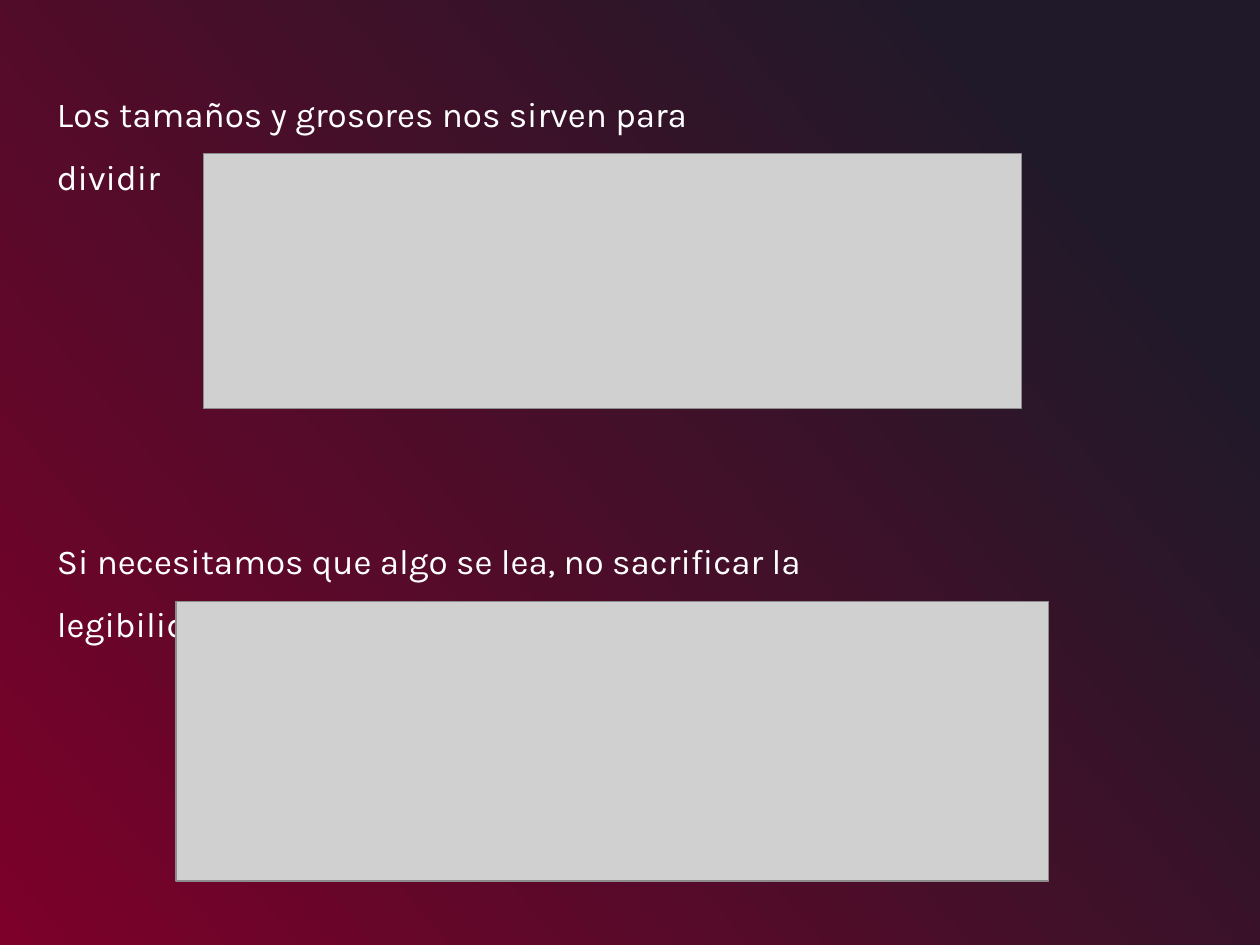
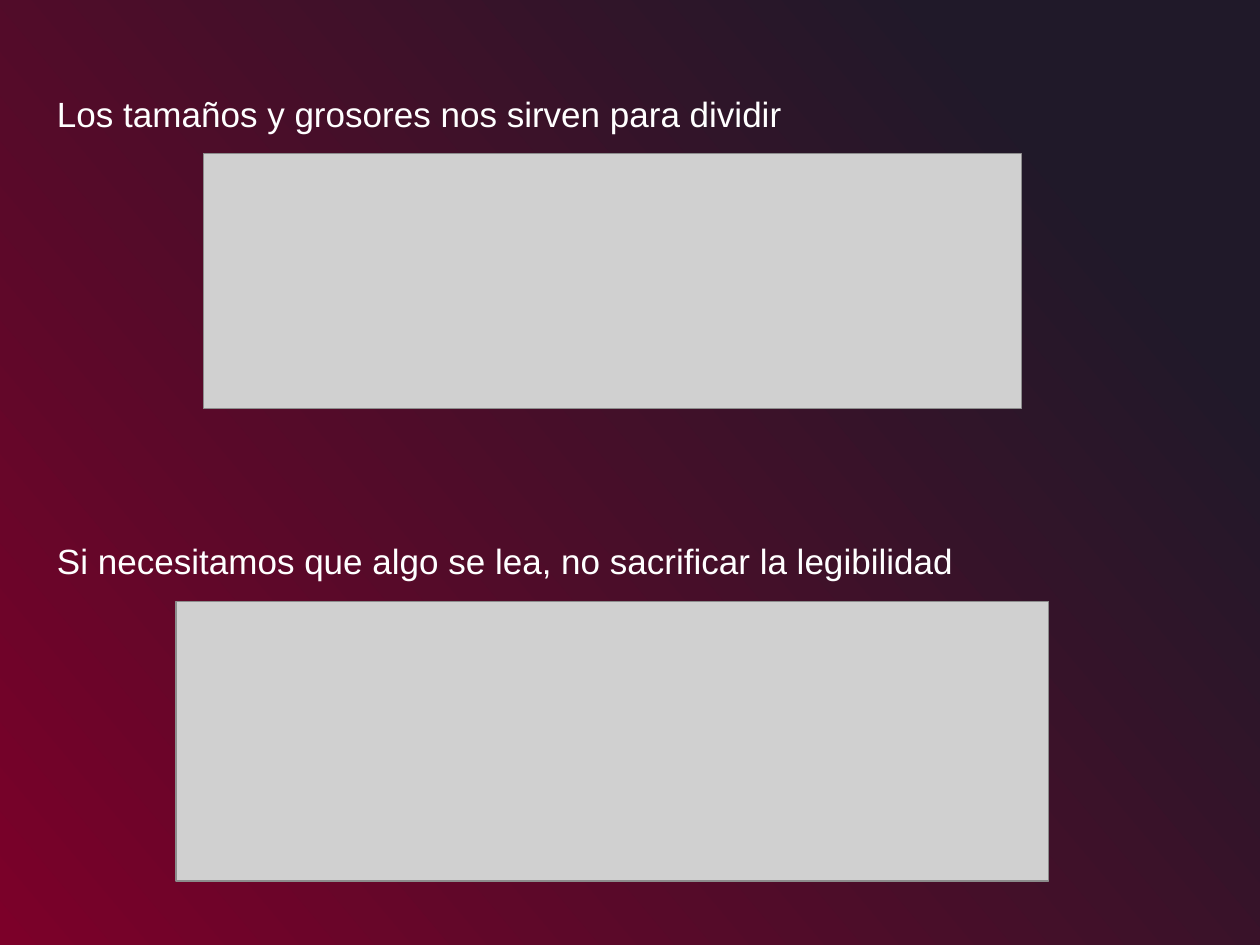
Before and after one commit to leonardotorre18/programacion_web_primer_modulo, a slide deck: slide 27 of contenido_curso/Programación Web - Día 1.pptx. Drawn at 1260x945 pixels with LibreOffice and Linux fonts; fonts in the diff are those of the drawing; grey boxes stand for pictures. Boxes give left, top, right and bottom in pixels: in the first picture for what was removed or moved away, otherwise in the second. Text is boxed around its words. In the diff, an @@ line names an element or a change of style, - is before the commit and + after.

```diff
--- a/contenido_curso/Programación Web - Día 1.pptx
+++ b/contenido_curso/Programación Web - Día 1.pptx
@@ text "Los tamaños y grosores nos ..." at bbox=[57, 101, 782, 134]: font Karla to Arial @@
@@ text "Si necesitamos que algo se ..." at bbox=[57, 548, 953, 581]: font Karla to Arial @@
```
Also in this commit, not shown: 29 other slides changed, 1 slide added, 1 slide removed.
